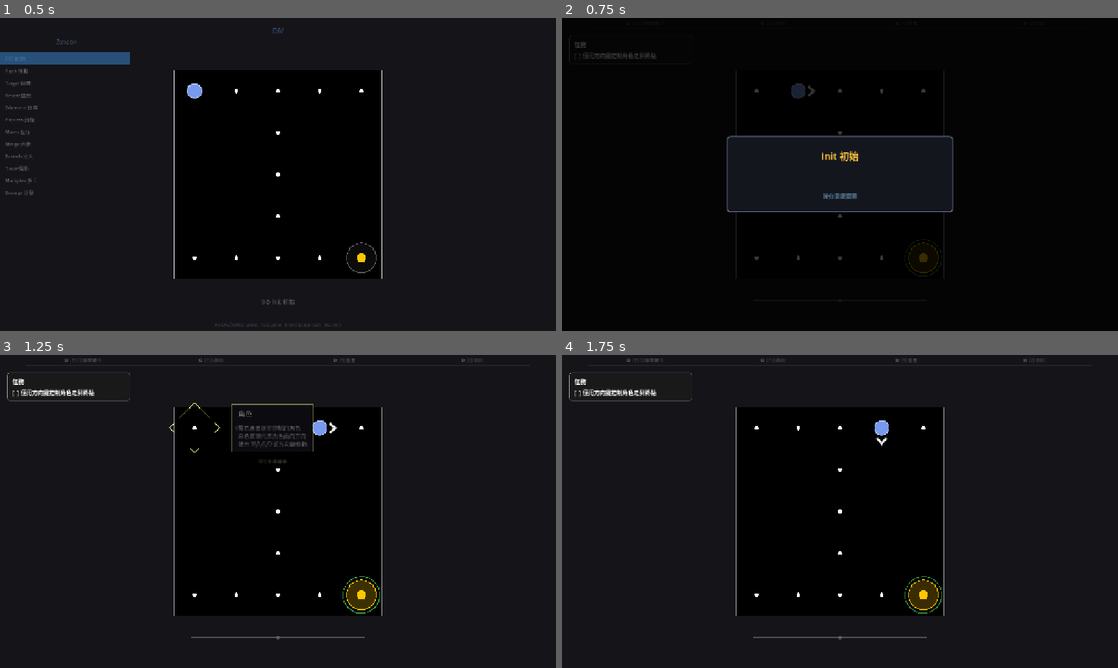
Above: before the commit, frames 1-4 (two rows, left to right).
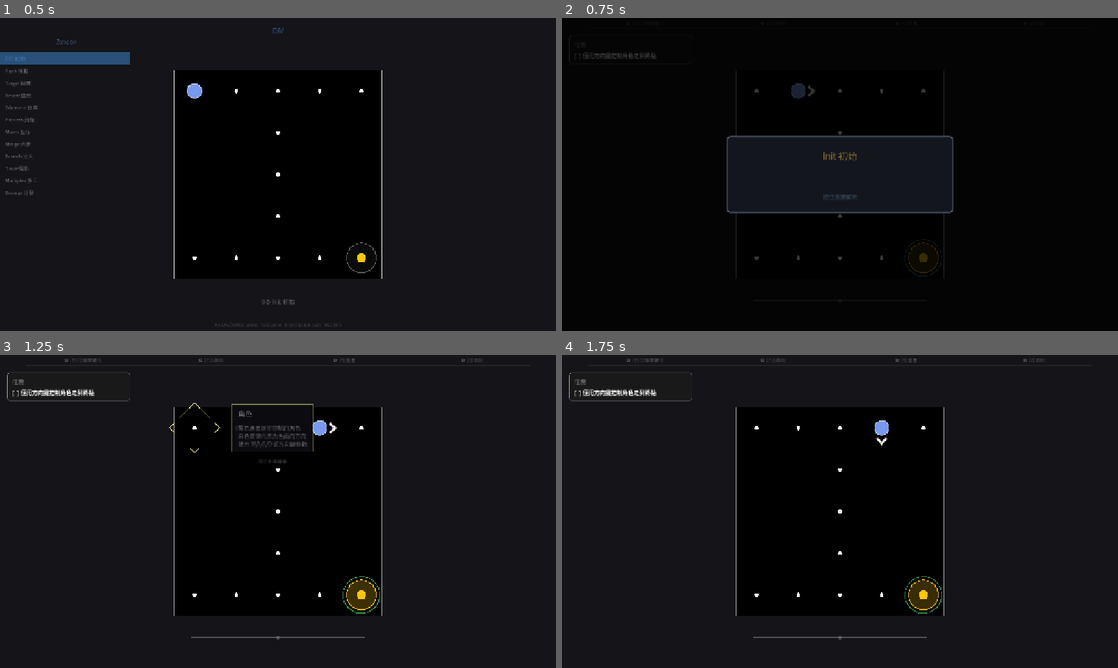
Above: after the commit, the same moments.

Repository: Periodev/DIV
Game: Godot game, scene res://scenes/main.tscn
The game is run twice, just before and just after one commit, with the same random seed, the same clock (stepped at 60 frames per second) and the same inputs.
Inputs:
- Up to frame 1 (0.5 s): no input
- Up to frame 2 (0.75 s): tap Enter at 0.5 s; hold D from 0.53 s (still down); tap R at 0.6 s
- Up to frame 3 (1.25 s): keep holding D; tap Space at 0.77 s
- Up to frame 4 (1.75 s): release D at 1.28 s; hold S from 1.28 s (still down); tap Z at 1.35 s; tap Space at 1.52 s

Frame 1 is identical in both runs. In frame 2, 0.5% of the frame differs, in the area x 2-71%, y 7-63%; in frame 3, less than 0.1%; in frame 4, less than 0.1%.

Commit message:
Fix web Chinese font: inject via node_added signal instead of theme cascade
Theme cascade unreliable on web (built-in Control font wins over root theme).
Connecting node_added ensures every Label/RichTextLabel gets the override directly.

Co-Authored-By: Claude Sonnet 4.6 <noreply@anthropic.com>

Diff:
--- a/godot/scripts/GameData.gd
+++ b/godot/scripts/GameData.gd
@@ -13,12 +13,12 @@
 	var font := load("res://fonts/NotoSansTC_subset.ttf") as Font
 	if font != null:
 		ThemeDB.fallback_font = font
-		# Apply as root theme so all Label/RichTextLabel nodes inherit it.
-		# (ThemeDB.fallback_font alone is skipped when Godot's built-in font
-		# is already found earlier in the theme lookup chain on web.)
-		var root_theme := Theme.new()
-		root_theme.default_font = font
-		get_tree().get_root().theme = root_theme
+		# Inject font directly into every Label/RichTextLabel as it enters the
+		# tree. Theme cascade alone is unreliable on web because Godot's
+		# built-in Control font is found before fallback_font or root themes.
+		get_tree().node_added.connect(func(node: Node) -> void:
+			if node is Label or node is RichTextLabel:
+				(node as Control).add_theme_font_override("font", font))
 	load_progress()
 
 
